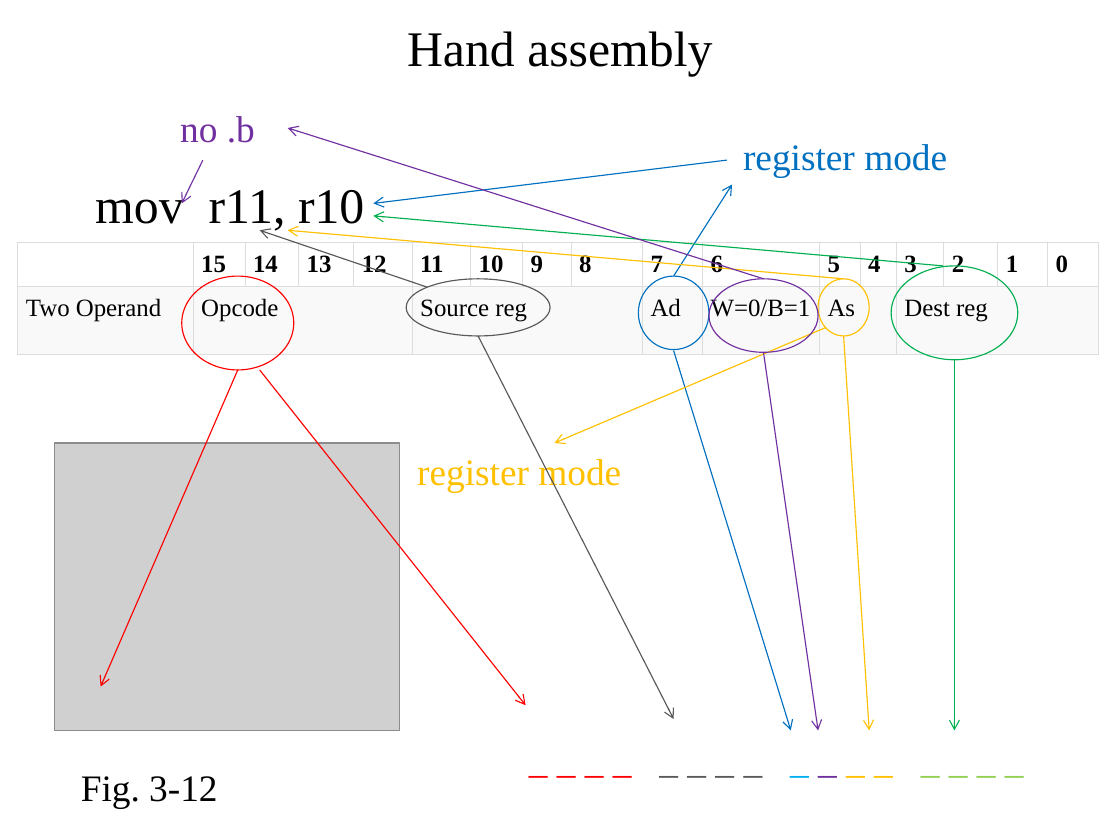
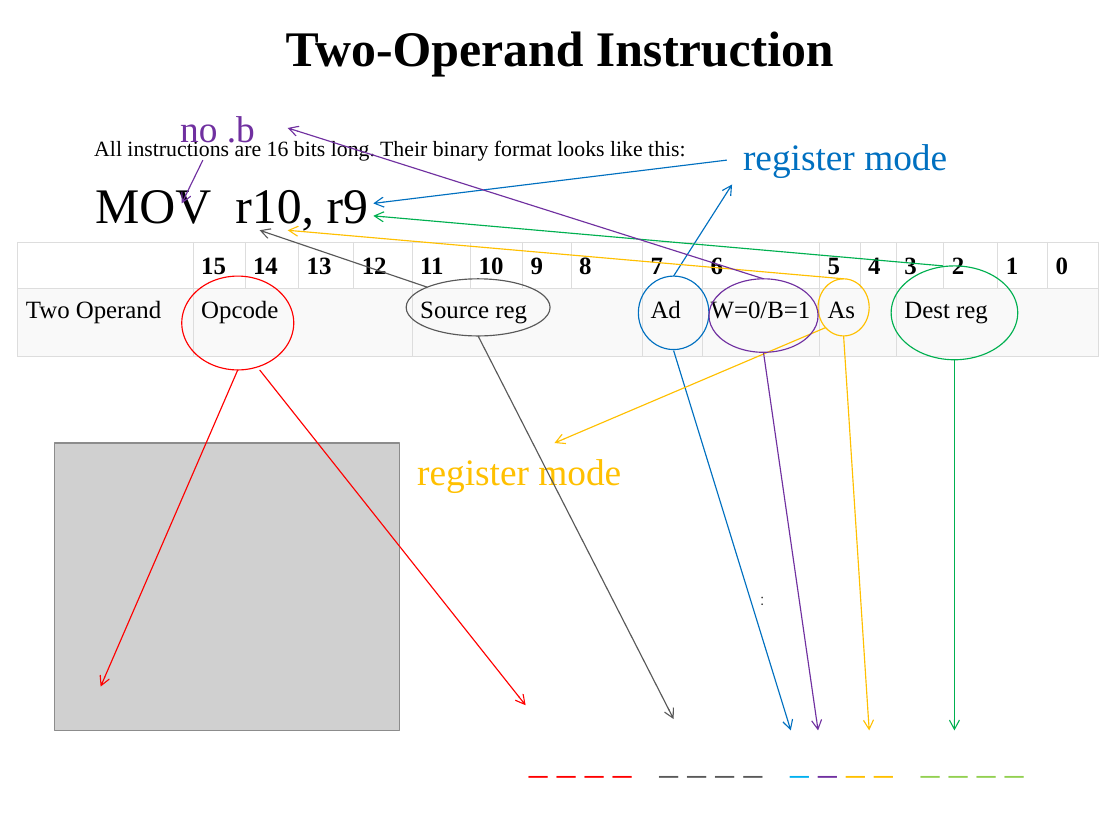
Before and after one commit to pw4rn3r/ECE382, a slide deck: slide 22 of notes/L4/Lsn4.pptx (slide 7 before the commit). Drawn at 1120x840 pixels with LibreOffice and Linux fonts; fonts in the diff are those of the drawing; grey boxes stand for pictures. Boxes give left, top, right and bottom in pixels: in the first picture for what was removed or moved away, otherwise in the second. Text is boxed around its words. In the diff, an @@ line names an element or a change of style, - is before the commit and + after.

Commit message:
typo on Lesson 4 and adding updated Lesson 4 slides.

```diff
--- a/notes/L4/Lsn4.pptx
+++ b/notes/L4/Lsn4.pptx
@@ title at (286,31,834,76): text changed; bold on @@
-Hand assembly
+Two-Operand Instruction
@@ text added at (94,139,686,161), 14 pt, text #000000 @@
+All instructions are 16 bits long. Their binary format looks like this:
@@ text at (95,184,368,233): text changed @@
-mov r11, r10
+MOV r10, r9
@@ text added at (749,584,776,647), 10 pt, text #333333 @@
+:
@@ text removed at (81,776,217,808) @@
-Fig. 3-12
```
Also in this commit, not shown: 14 other slides changed, 10 slides added, 18 slides removed, 1 other file.
